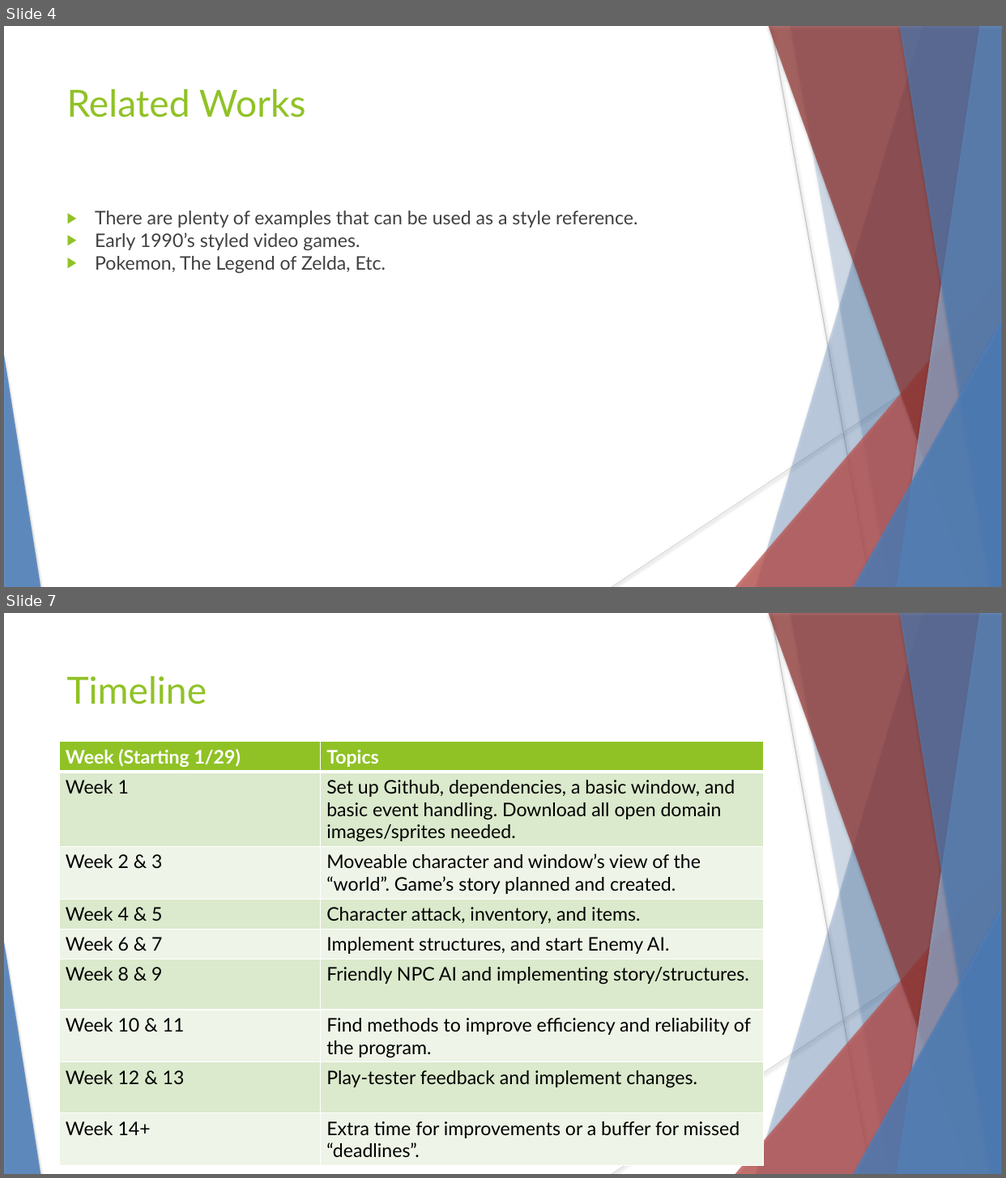
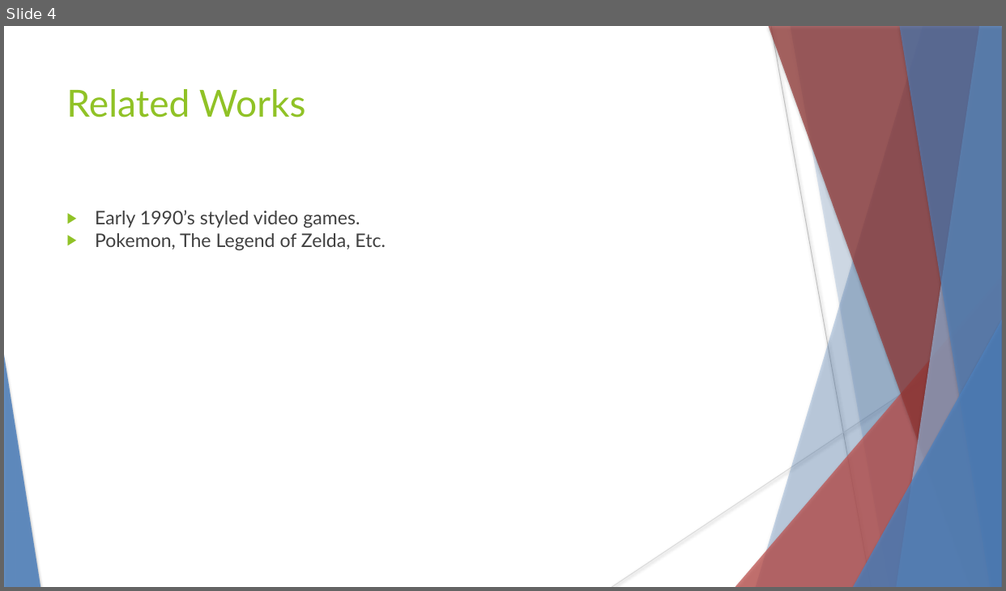
Before and after one commit to hanselrd/bubble-warrior-adventures, a slide deck: docs/presentation.pptx. Shown one above the other, each under a label of ours: slides 4 and 7 before the commit, slide 4 after it; the slides between them are not shown. The pictures are 1006x1178 and 1006x591 pixels, drawn with LibreOffice and Linux fonts; fonts in the diff are those of the drawing. Boxes give left, top, right and bottom in pixels: in the first picture for what was removed or moved away, otherwise in the second. Text is boxed around its words. In the diff, an @@ line names an element or a change of style, - is before the commit and + after.

```diff
--- a/docs/presentation.pptx
+++ b/docs/presentation.pptx
@@ slide 7 removed at box(4, 613, 1002, 1174), background #FFFFFF; not listed: 10 template elements that a slide beside it also shows @@
@@ text removed at box(67, 676, 207, 705) @@
-Timeline
@@ table removed at box(59, 742, 763, 1161), 9 rows, 2 columns @@
-Week (Starting 1/29) | Topics
-Week 1 | Set up Github, dependencies, a basic window, and basic event handling. Download all open domain images/sprites needed.
-Week 2 & 3 | Moveable character and window’s view of the “world”. Game’s story planned and created.
-Week 4 & 5 | Character attack, inventory, and items.
-Week 6 & 7 | Implement structures, and start Enemy AI.
-Week 8 & 9 | Friendly NPC AI and implementing story/structures.
-Week 10 & 11 | Find methods to improve efficiency and reliability of the program.
-Week 12 & 13 | Play-tester feedback and implement changes.
-Week 14+ | Extra time for improvements or a buffer for missed “deadlines”.
@@ slide 4 changed as well @@
@@ text at box(95, 211, 637, 228): paragraph removed @@
-▶ There are plenty of examples that can be used as a style reference.
```
Also in this commit, not shown: 4 other slides changed, 3 slides added, 1 other slide removed.
